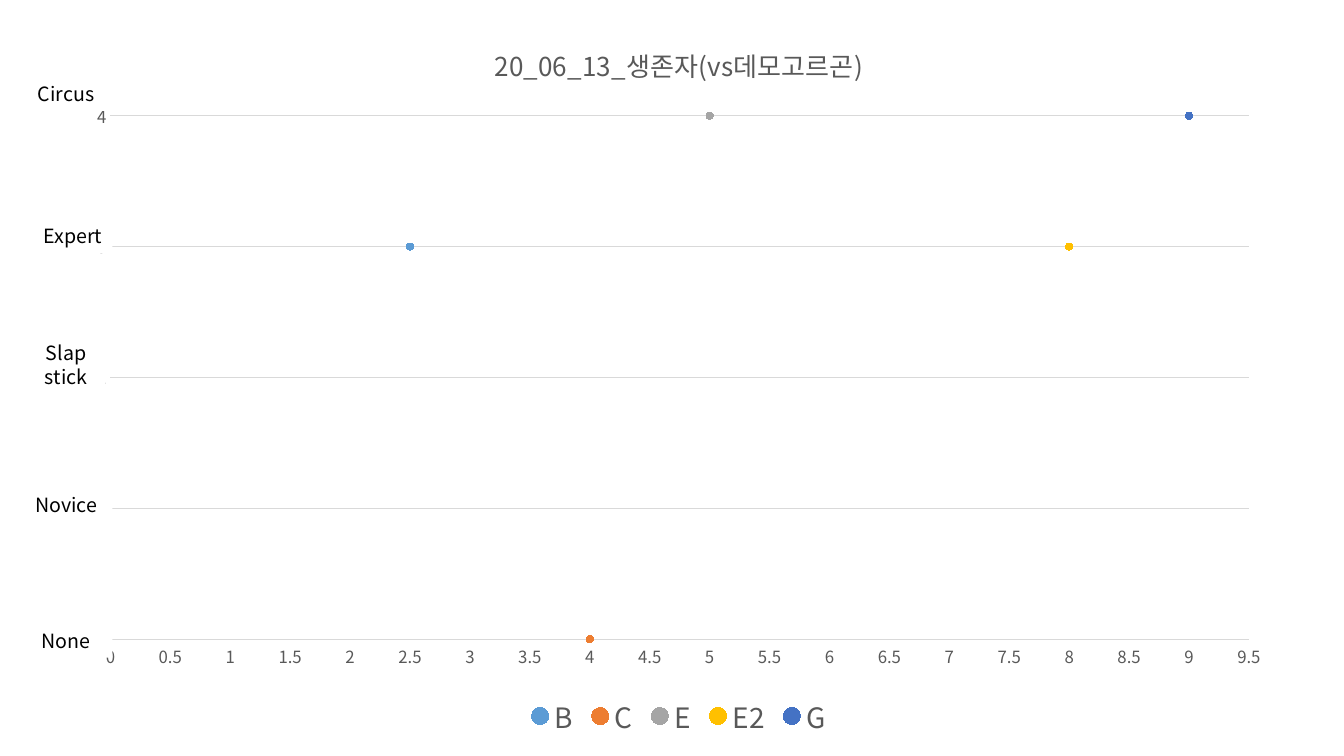
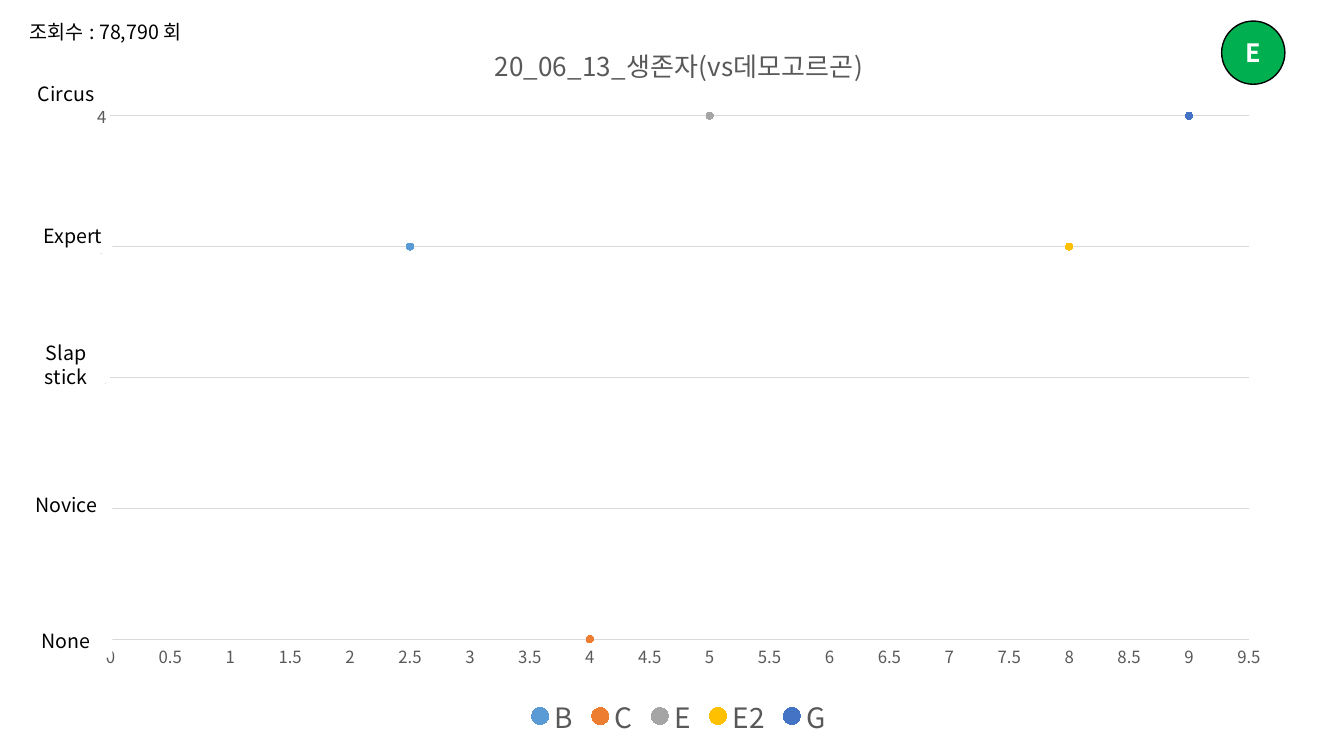
Before and after one commit to Bumizi/Thesis, a slide deck: slide 3 of DBD 분석/맵 분석/3. 콜드윈드 농장(★)/3. 썩은 들판(★)/영상분석자료/탄착군 분석/탄착군_종합분석.pptx. Drawn at 1344x756 pixels with LibreOffice and Linux fonts; fonts in the diff are those of the drawing. Boxes give left, top, right and bottom in pixels: in the first picture for what was removed or moved away, otherwise in the second. Text is boxed around its words. In the diff, an @@ line names an element or a change of style, - is before the commit and + after.

```diff
--- a/DBD 분석/맵 분석/3. 콜드윈드 농장(★)/3. 썩은 들판(★)/영상분석자료/탄착군 분석/탄착군_종합분석.pptx
+++ b/DBD 분석/맵 분석/3. 콜드윈드 농장(★)/3. 썩은 들판(★)/영상분석자료/탄착군 분석/탄착군_종합분석.pptx
@@ text added at [30,22,182,43], 14 pt, text #000000 @@
+조회수 : 78,790 회
@@ ellipse added at [1222,21,1286,85], fill #00B050, outline #000000 1 pt, 18 pt, text #FFFFFF, bold @@
+E
```
Also in this commit, not shown: 10 other slides changed, 3 other files.
